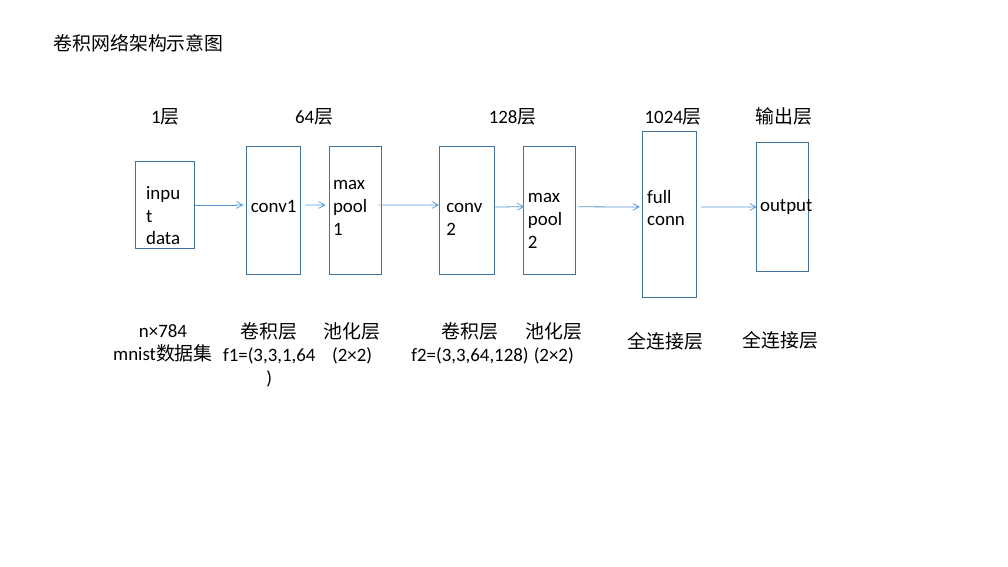
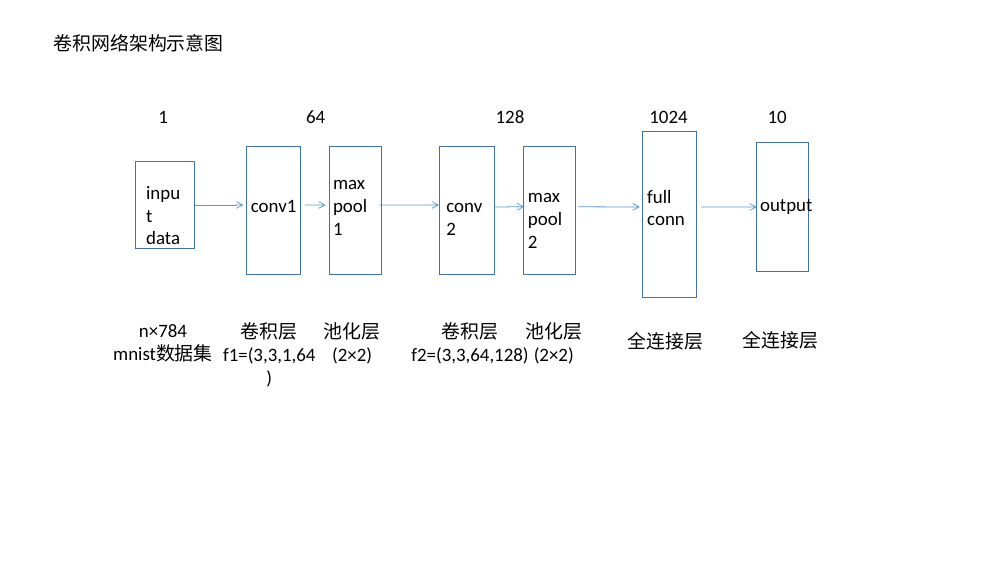
Before and after one commit to huiyang865/material, a slide deck: slide 1 of doc/卷积网络架构示意图.pptx. Drawn at 1008x567 pixels with LibreOffice and Linux fonts; fonts in the diff are those of the drawing. Boxes give left, top, right and bottom in pixels: in the first picture for what was removed or moved away, otherwise in the second. Text is boxed around its words. In the diff, an @@ line names an element or a change of style, - is before the commit and + after.

```diff
--- a/doc/卷积网络架构示意图.pptx
+++ b/doc/卷积网络架构示意图.pptx
@@ text at (158, 111, 168, 123): text changed @@
-1层
+1
@@ text at (306, 110, 325, 123): text changed @@
-64层
+64
@@ text at (496, 110, 525, 123): text changed @@
-128层
+128
@@ text at (649, 110, 687, 123): text changed @@
-1024层
+1024
@@ text at (768, 110, 787, 123): text changed @@
-输出层
+10
```
Also in this commit, not shown: 19 other files.
